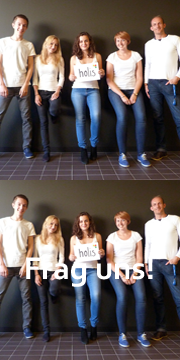
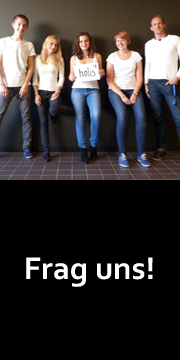
Comparing the layer stacks of the two 180 × 360 images. Changes:
showed "Layer 1" over [0, 180, 180, 360]
